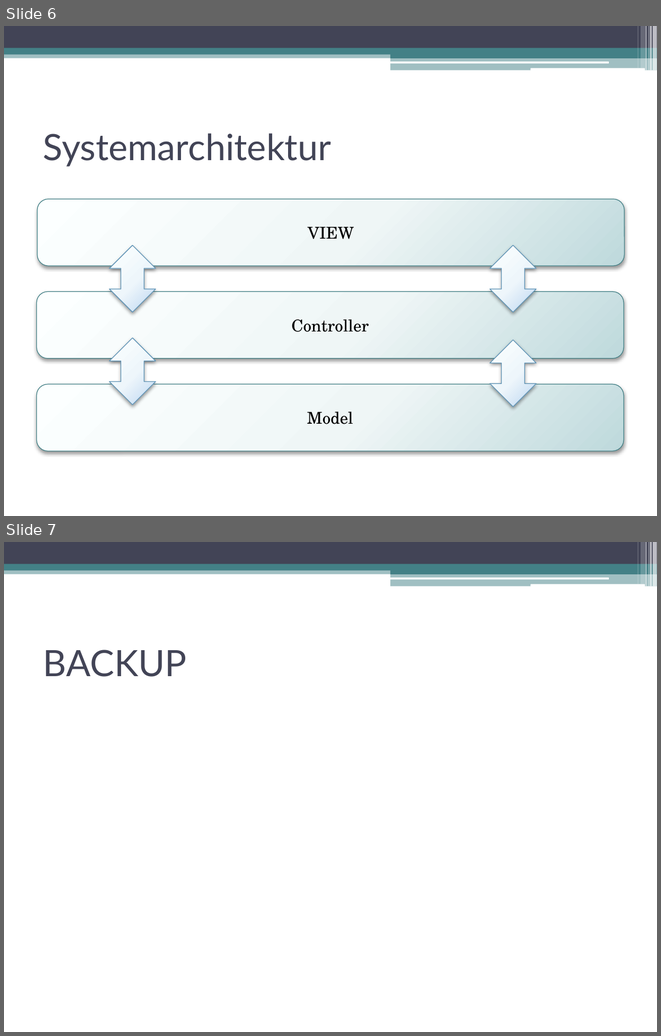
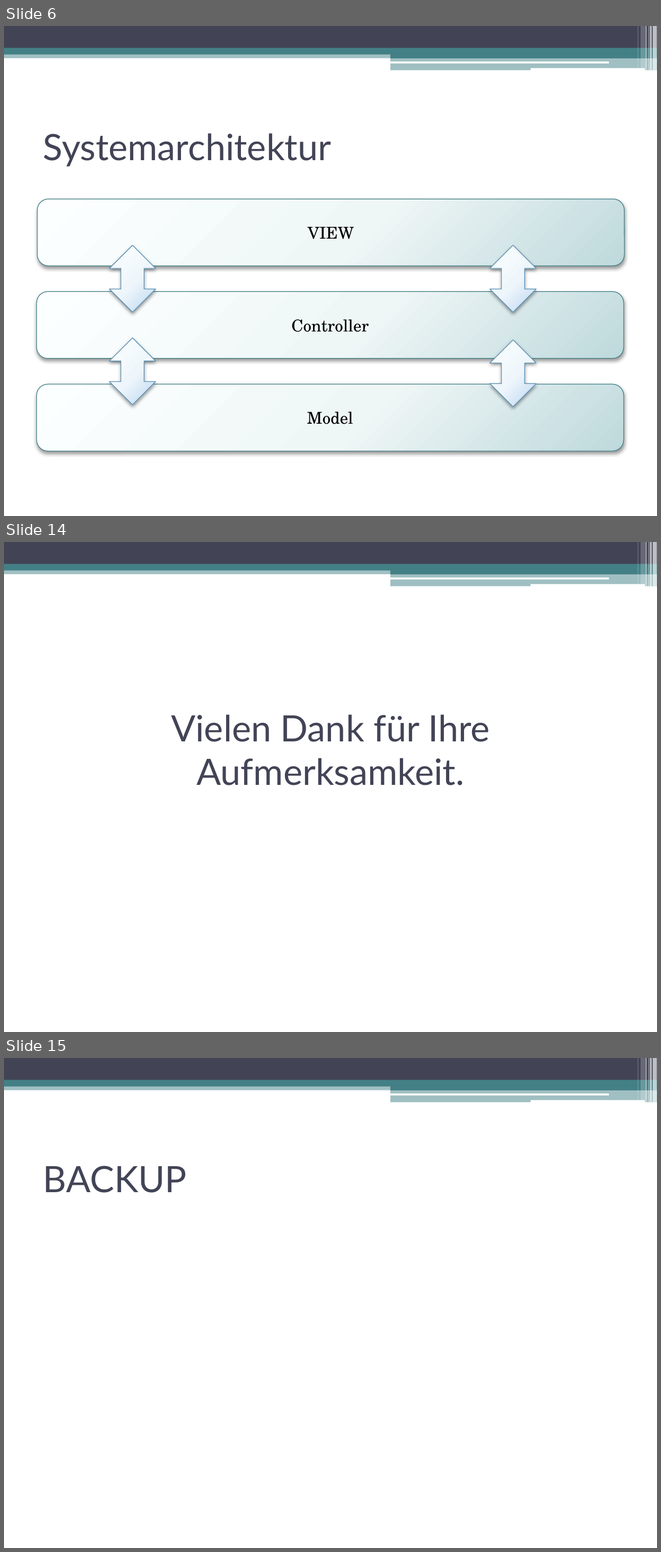
Before and after one commit to DanJoeHa/Fallstudie, a slide deck: Projektmanagement/Abschlusspräsentation.pptx. Shown one above the other, each under a label of ours: slides 6 and 7 before the commit, slides 6, 14 and 15 after it; the slides between them are not shown. The pictures are 661x1036 and 661x1552 pixels, drawn with LibreOffice and Linux fonts; fonts in the diff are those of the drawing. Boxes give left, top, right and bottom in pixels: in the first picture for what was removed or moved away, otherwise in the second. Text is boxed around its words. In the diff, an @@ line names an element or a change of style, - is before the commit and + after.

```diff
--- a/Projektmanagement/Abschlusspräsentation.pptx
+++ b/Projektmanagement/Abschlusspräsentation.pptx
@@ slide 14 added at bbox=[4, 542, 657, 1032], background #FFFFFF; not listed: 13 template elements that a slide beside it also shows @@
@@ title added at bbox=[171, 714, 489, 785], 40 pt, text #424456 @@
+Vielen Dank für Ihre Aufmerksamkeit.
@@ what was slide 7 is now slide 15 @@
```
Also in this commit, not shown: 2 slides changed, 7 other slides added.
